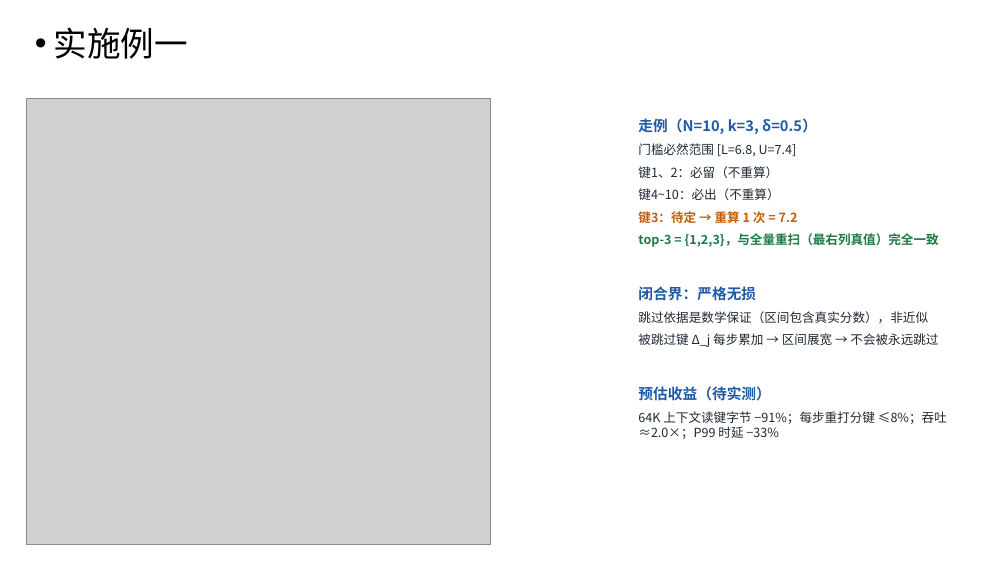
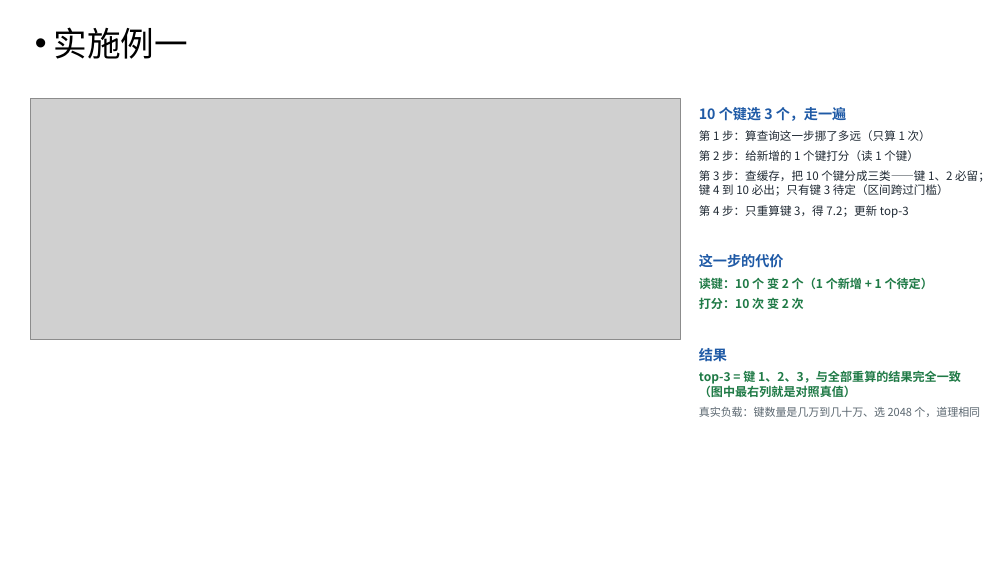
Before and after one commit to sunchendd/patent-ideas, a slide deck: slide 8 of workspace/lazy-topk-indexer/评审材料.pptx. Drawn at 1008x567 pixels with LibreOffice and Linux fonts; fonts in the diff are those of the drawing; grey boxes stand for pictures. Boxes give left, top, right and bottom in pixels: in the first picture for what was removed or moved away, otherwise in the second. Text is boxed around its words. In the diff, an @@ line names an element or a change of style, - is before the commit and + after.

```diff
--- a/workspace/lazy-topk-indexer/评审材料.pptx
+++ b/workspace/lazy-topk-indexer/评审材料.pptx
@@ picture: place and size @@
-picture at <box>26,98,490,544</box>
+picture at <box>30,98,680,339</box>
@@ text at <box>699,107,990,417</box>: text changed; size 12 to 11 pt @@
-走例（N=10, k=3, δ=0.5）
-门槛必然范围 [L=6.8, U=7.4]
-键1、2：必留（不重算）
-键4~10：必出（不重算）
-键3：待定 → 重算 1 次 = 7.2
-top-3 = {1,2,3}，与全量重扫（最右列真值）完全一致
-闭合界：严格无损
-跳过依据是数学保证（区间包含真实分数），非近似
-被跳过键 Δ_j 每步累加 → 区间展宽 → 不会被永远跳过
-预估收益（待实测）
-64K 上下文读键字节 −91%；每步重打分键 ≤8%；吞吐 ≈2.0×；P99 时延 −33%
+10 个键选 3 个，走一遍
+第 1 步：算查询这一步挪了多远（只算 1 次）
+第 2 步：给新增的 1 个键打分（读 1 个键）
+第 3 步：查缓存，把 10 个键分成三类——键 1、2 必留；键 4 到 10 必出；只有键 3 待定（区间跨过门槛）
+第 4 步：只重算键 3，得 7.2；更新 top-3
+这一步的代价
+读键：10 个 变 2 个（1 个新增 + 1 个待定）
+打分：10 次 变 2 次
+结果
+top-3 = 键 1、2、3，与全部重算的结果完全一致（图中最右列就是对照真值）
+真实负载：键数量是几万到几十万、选 2048 个，道理相同
```
Also in this commit, not shown: 9 other slides changed, 4 other files.
